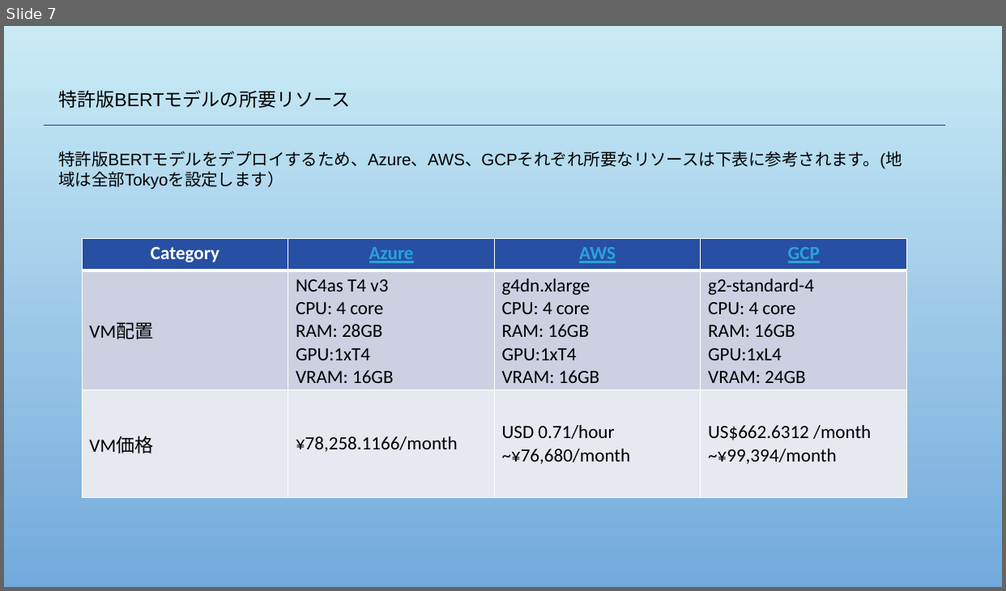
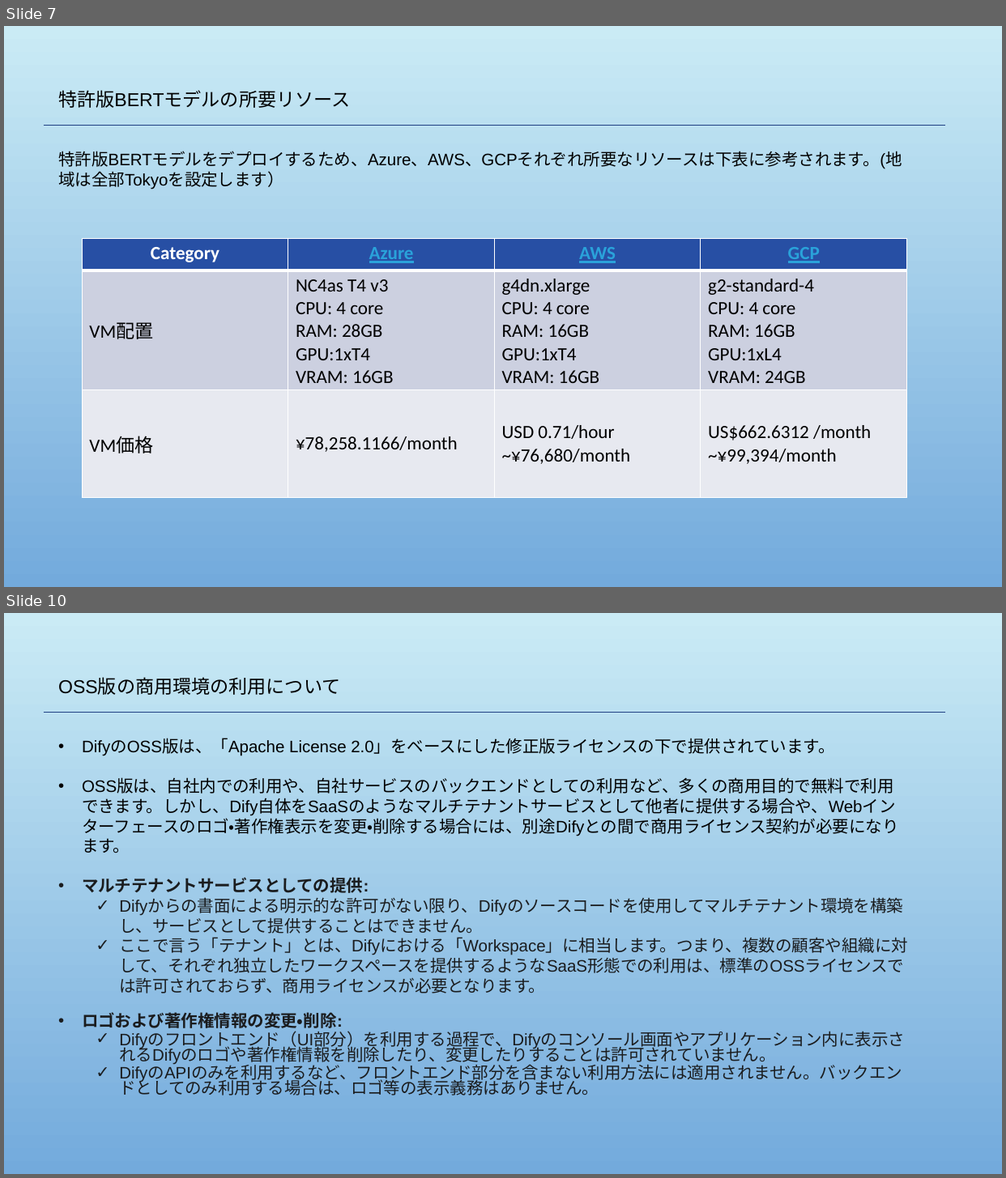
Before and after one commit to WUTIANYAO/-, a slide deck: Research2.pptx. Shown one above the other, each under a label of ours: slide 7 before the commit, slides 7 and 10 after it; the slides between them are not shown. The pictures are 1006x591 and 1006x1178 pixels, drawn with LibreOffice and Linux fonts; fonts in the diff are those of the drawing; background and template pictures are left out. Boxes give left, top, right and bottom in pixels: in the first picture for what was removed or moved away, otherwise in the second. Text is boxed around its words. In the diff, an @@ line names an element or a change of style, - is before the commit and + after.

```diff
--- a/Research2.pptx
+++ b/Research2.pptx
@@ slide 10 added at bbox=[4, 613, 1002, 1174], background picture (left out) @@
@@ text added at bbox=[58, 678, 340, 695], 18 pt, text #000000 @@
+OSS版の商用環境の利用について
@@ line added from (44, 713) to (946, 713), #1F3F83 0.75 pt @@
@@ text added at bbox=[82, 739, 908, 1096], 16 pt, text #1A1C1E @@
+• DifyのOSS版は、「Apache License 2.0」をベースにした修正版ライセンスの下で提供されています。
+• OSS版は、自社内での利用や、自社サービスのバックエンドとしての利用など、多くの商用目的で無料で利用できます。しかし、Dify自体をSaaSのようなマルチテナントサービスとして他者に提供する場合や、Webインターフェースのロゴ・著作権表示を変更・削除する場合には、別途Difyとの間で商用ライセンス契約が必要になります。
+• マルチテナントサービスとしての提供:
+  ✓ Difyからの書面による明示的な許可がない限り、Difyのソースコードを使用してマルチテナント環境を構築し、サービスとして提供することはできません。
+  ✓ ここで言う「テナント」とは、Difyにおける「Workspace」に相当します。つまり、複数の顧客や組織に対して、それぞれ独立したワークスペースを提供するようなSaaS形態での利用は、標準のOSSライセンスでは許可されておらず、商用ライセンスが必要となります。
+• ロゴおよび著作権情報の変更・削除:
+  ✓ Difyのフロントエンド（UI部分）を利用する過程で、Difyのコンソール画面やアプリケーション内に表示されるDifyのロゴや著作権情報を削除したり、変更したりすることは許可されていません。
+  ✓ DifyのAPIのみを利用するなど、フロントエンド部分を含まない利用方法には適用されません。バックエンドとしてのみ利用する場合は、ロゴ等の表示義務はありません。
```
Also in this commit, not shown: 2 other slides added.
